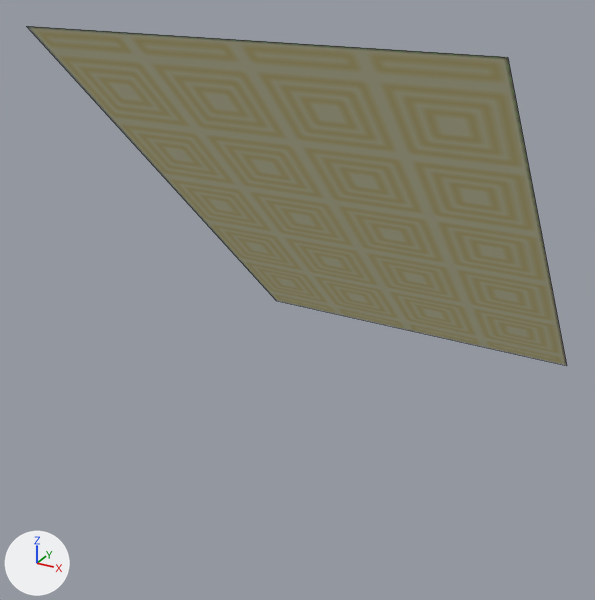
An edit to the FBX model SourceAssets/Geometry/Room_MKit/SM_Ceiling.fbx, drawn before and after from the same camera.
One viewpoint serves both versions: a 50 mm camera at (2.69, -4.58, 2.33) aimed at (0.86, -1.25, 0.66). Arrows for +X, +Y and +Z are at lower left; the lights stay in place. Mesh edges are drawn as thin lines.

In view in the first picture: 'Ceiling.001'.
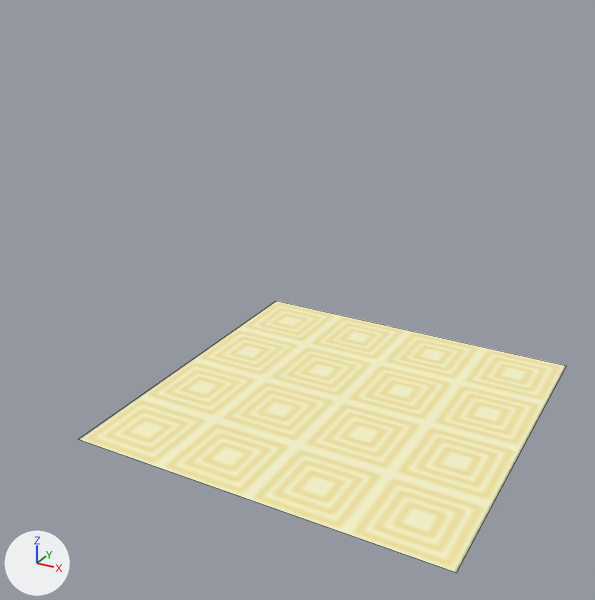
Commit message: ceiling idk

Where the newer file only moved an object's origin or applied its transform, the numbers keep the older frame.

Pixel boxes (x1, y1, x2, y2) of what changed, in the pictures (595 x 600 px):
```json
{"object": "Ceiling.001", "change": "reshaped", "before": [27, 26, 567, 366], "after": [79, 301, 566, 573], "on screen": "10% narrower, 20% shorter"}
```

Scene script edits in JSON lines:
```json
{"block": "me_plane_010", "where": "me_plane_010.from_pydata(...)  # 4 vertices, 1 face; spans x 0.0..2.0, y -2.0..0.0, z 0.0..2.0"}
{"block": "me_plane_010", "where": "# used by ob_ceiling_001; location = (0.0, 0.0, 0.0)"}
{"block": "me_plane_010", "change": "me_plane_010 part 1"}
{"op": "set", "path": "me_plane_010.vertices[0].co", "old": "(0.0, -2.0, 2.0)", "new": "(0.0, -2.0, 0.0)", "note": "pixel (26, 26) -> pixel (78, 439)"}
{"op": "set", "path": "me_plane_010.vertices[1].co", "old": "(2.0, -2.0, 2.0)", "new": "(2.0, -2.0, 0.0)", "note": "pixel (507, 57) -> pixel (456, 572)"}
```
